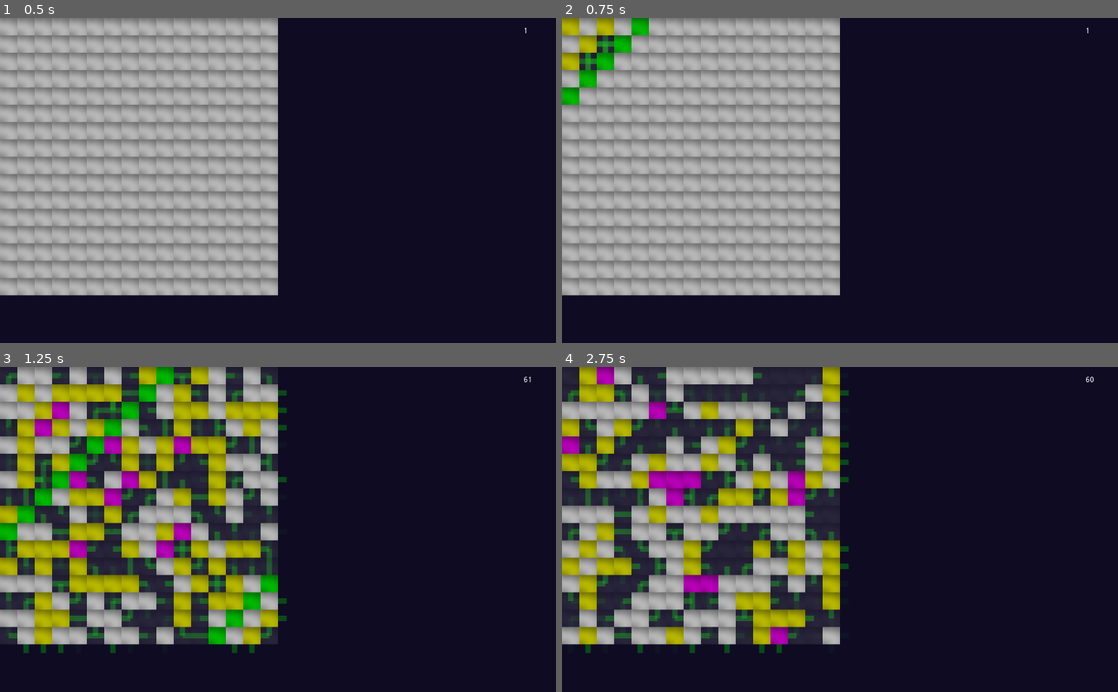
Above: before the commit, frames 1-4 (two rows, left to right).
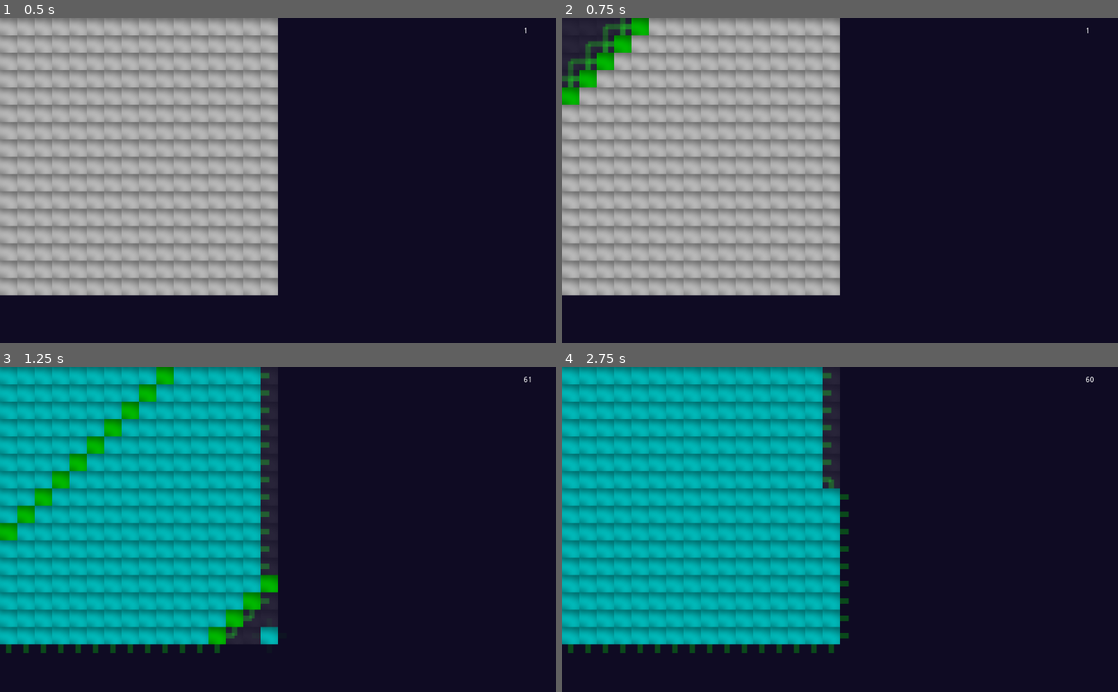
Above: after the commit, the same moments.

Repository: jonnelafin/Adjacency
Game: Godot game, scene res://Scenes/Main.tscn
Same seed, same stepped clock (60 frames per second), same inputs: the game is played once before the commit and once after it.
Inputs (mouse positions are in pixels of both pictures, inside the frame that each line leads up to):
- Up to frame 1 (0.5 s): no input
- Up to frame 2 (0.75 s): tap Enter (ui_accept) at 0.5, 0.6 s; move the mouse to (573, 27) at 0.52 s; click (573, 27) at 0.67 s
- Up to frame 3 (1.25 s): tap Enter (ui_accept) at 0.77, 1.07 s
- Up to frame 4 (2.75 s): move the mouse to (573, 393) at 1.27 s; tap Enter (ui_accept) at 1.35, 1.52, 1.82, 2.1 s; click (573, 393) at 1.42 s; move the mouse to (573, 409) at 2.02 s; click (573, 409) at 2.17 s

Frame 1 is identical in both runs. In frame 2, 1.4% of the frame differs, in the area x 0-13%, y 0-22%; in frame 3, 40%; in frame 4, 43%, in the area x 0-52%, y 0-89%.

Commit message:
Start on wfc

Diff:
--- /dev/null
+++ b/Assets/Scripts/Ruleset.gd
@@ -0,0 +1,48 @@
+extends Node
+
+
+const all = [-1, 0, 1, 2]
+const any = -100
+const x = any
+
+
+#t, d, l, r : <list of possible tiles>
+#var possible = {
+#	-1: [[0, 0, 0, 0]],
+#	1: [[1, 1, 1, 1], [1, 0, 0, 0], [0, 1, 0, 0], [0, 0, 1, 0], [0, 0, 0, 0]],
+#	0: [[0, 0, 0, 0], [0, x, x, x], [x, 0, x, x], [x, x, 0, x], [x, x, x, 0]],
+#	3: [[x, x, 3, 3], [-1, -1, -1, -1], [4, x, 3, x]], # [1, 1, 1, 1]
+#	4: [[4, 4, x, x], [4, -1, x, x], [-1, 4, x, x], [-1, -1, -1, -1]], # [1, 1, 1, 1]
+#}
+
+var possible = {
+	-1: [[0, 0, 0, 0]],
+	3: [[3, 3, -1, -1]],
+	4: [[5, 5, 5, 5]]
+}
+
+
+func getAvailable(neighbours = [], available = []):
+	var out = []
+	for i in available:
+		var ruleset = possible[i]
+		for ni in range(neighbours.size()):
+			var n = neighbours[ni]
+			if str(n) != "":
+				var possible = false
+				var possible_overide = false
+				for r in ruleset:
+					var s = r[ni]
+					if s == n.state or s == any:
+						possible = true
+					else:
+						possible = false
+						possible_overide = true
+				if possible and not possible_overide:
+					if not i in out:
+						out.append(i)
+	return out
+func _ready():
+	print("Ruleset registered.")
+#	var neigh = [tileBasic]
+#	print("Ruletest ()")
--- a/Assets/Tiles/TileBasic.gd
+++ b/Assets/Tiles/TileBasic.gd
@@ -16,6 +16,7 @@
 var state = 0
 var parent
 var disconnected_states = [-1]
+var possible = []
 
 onready var hitbox = $Hitbox
 
@@ -97,6 +98,7 @@
 	return "Tile report: x" + str(a_x) + ", y" + str(a_y) + ", stat" + str(state) + ", pos" + str([x, y])
 func get_neighbours():
 	var out = []
+	var out2 = []
 	var logz = ""
 	for dir in dirs:
 		var dx = dir[0]
@@ -105,7 +107,10 @@
 		var neighbour = parent.find_a(a_x+dx, a_y+dy, parent.tiles)
 		if str(neighbour) != "" and is_instance_valid(neighbour): # and not (neighbour.state in disconnected_states)
 			out.append(neighbour)
-	return [out, logz]
+			out2.append(neighbour)
+		else:
+			out2.append("")
+	return [out, logz, out2]
 
 
 func gen_state(visited, lastState = 0):
@@ -123,36 +128,40 @@
 		return
 	visited.append(self)
 	var neigh = self.get_neighbours()[0]
-	var sum = 0
-	for n in neigh:
-		sum += n.state
-	match sum:
-		-4:
-			state = 0
-		-3:
-			state = -1
-		-2:
-			state = 0
-		-1:
-			state = -1
-		0:
-			state = 1
-		1:
-			state = 0
-		2:
-			state = -1
-		3:
-			state = 2
-		4:
-			state = -1
-		5:
-			state = 0
-		6:
-			state = 0
+	var neighfill = self.get_neighbours()[2]
+#	var sum = 0
+#	for n in neigh:
+#		sum += n.state
+#	match sum:
+#		-4:
+#			state = 0
+#		-3:
+#			state = -1
+#		-2:
+#			state = 0
+#		-1:
+#			state = -1
+#		0:
+#			state = 1
+#		1:
+#			state = 0
+#		2:
+#			state = -1
+#		3:
+#			state = 2
+#		4:
+#			state = -1
+#		5:
+#			state = 0
+#		6:
+#			state = 0
 	var last = visited[visited.size()-2]
 	if last == self:
 		last = visited[0]
 	#self.state = lastState
+	self.possible = Ruleset.getAvailable(neighfill, [-1, 3]) #0, 1
+	if possible.size() > 0:
+		self.state = possible[0]
 	$Timer.stop()
 	$Timer.start()
 	yield($Timer, "timeout")
--- a/project.godot
+++ b/project.godot
@@ -24,6 +24,10 @@
 run/main_scene="res://Scenes/Main.tscn"
 config/icon="res://icon.png"
 
+[autoload]
+
+Ruleset="*res://Assets/Scripts/Ruleset.gd"
+
 [input]
 
 ui_reload={
